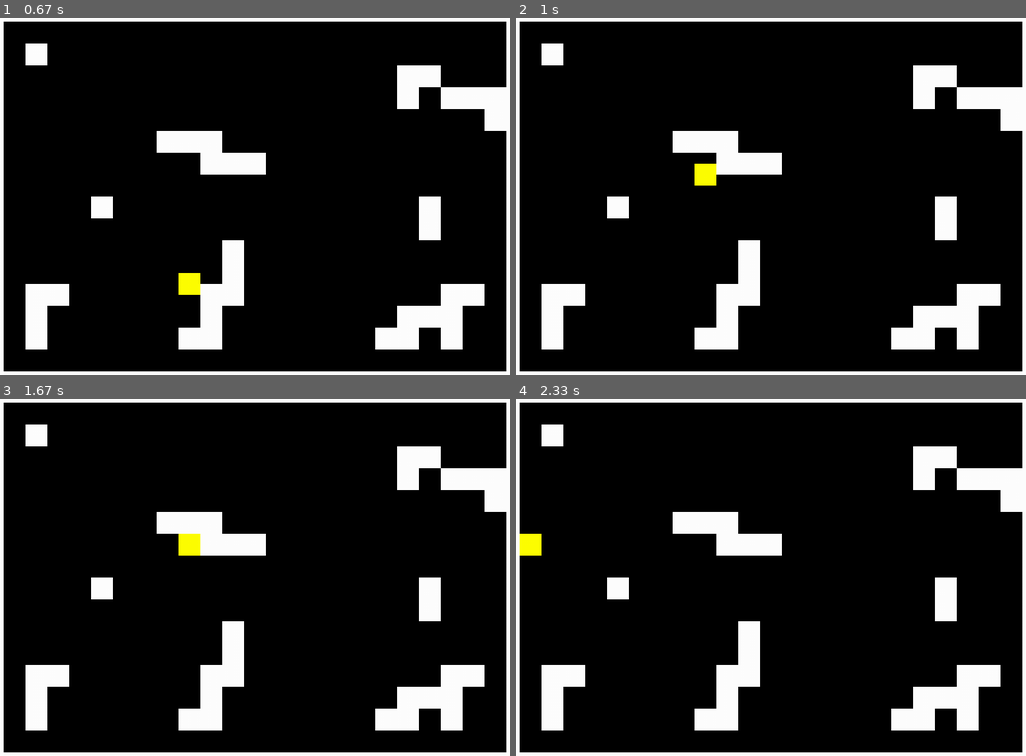
Above: before the commit, frames 1-4 (two rows, left to right).
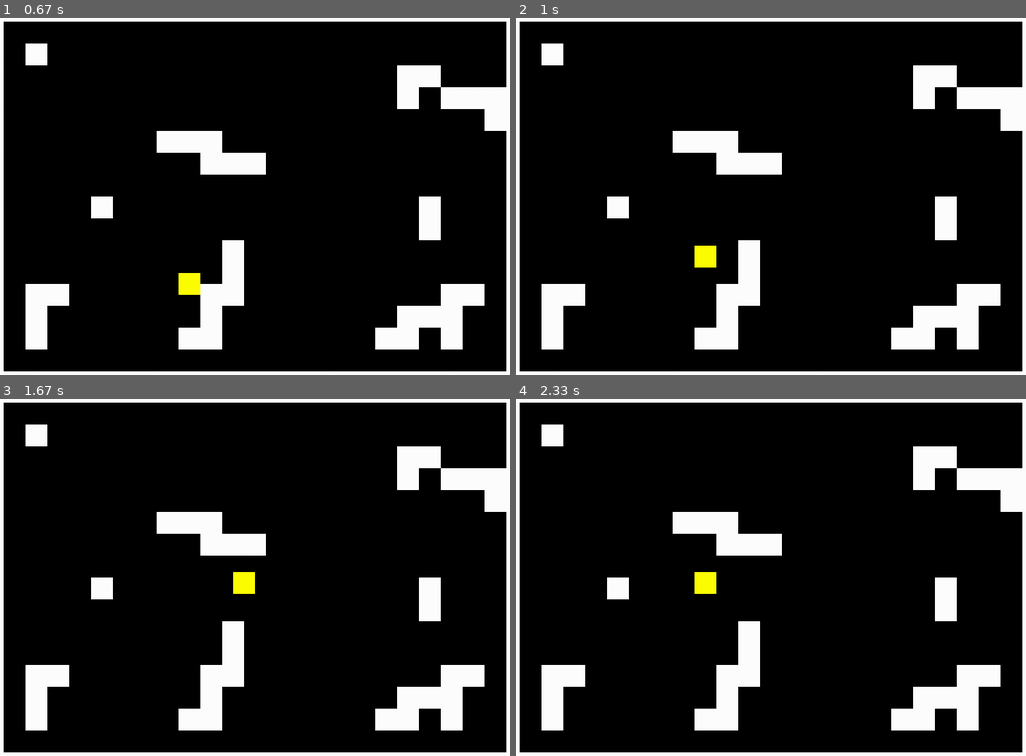
Above: after the commit, the same moments.

Repository: bhornby/Hornby-Classwork
Game: pygame game, started from python/Mini Project/Mini proj.py
Two runs of this game, one before a commit and one after it. Both use one fixed random seed, a clock stepped at 60 frames per second and the inputs below.
Inputs:
- Up to frame 1 (0.67 s): hold Right from 0.33 s (still down)
- Up to frame 2 (1 s): release Right at 0.8 s; hold Up from 0.83 s (still down)
- Up to frame 3 (1.67 s): release Up at 1.3 s; hold Right from 1.33 s (still down)
- Up to frame 4 (2.33 s): release Right at 1.8 s; hold Left from 1.83 s (still down)

Frame 1 is identical in both runs. In frame 2, 0.5% of the frame differs, in the area x 35-40%, y 40-70%; in frame 3, 0.5%; in frame 4, 0.5%.

Commit message:
Update Mini proj.py

Diff:
--- a/python/Mini Project/Mini proj.py
+++ b/python/Mini Project/Mini proj.py
@@ -18,9 +18,6 @@
 
 #exit game falg set to false
 done = False
-
-a = 0
-b = 0
 
 #screen refresh rate
 clock = pygame.time.Clock()
@@ -128,13 +125,13 @@
 
         elif event.type == pygame.KEYDOWN:
             if event.key == pygame.K_LEFT:#if left key is pressed
-                my_player.player_set_speed(-20,0)
+                my_player.player_set_speed(-5,0)
             elif event.key == pygame.K_RIGHT:
-                my_player.player_set_speed(20,0)
+                my_player.player_set_speed(5,0)
             elif event.key == pygame.K_UP:
-                my_player.player_set_speed(0,-20)
+                my_player.player_set_speed(0,-5)
             elif event.key == pygame.K_DOWN:
-                my_player.player_set_speed(0,20)
+                my_player.player_set_speed(0,5)
 
         '''elif event.type == pygame.KEYUP:
             if event.key == pygame.K_RIGHT or event.key == pygame.K_LEFT or event.key == pygame.K_UP or event.key == pygame.K_DOWN:
